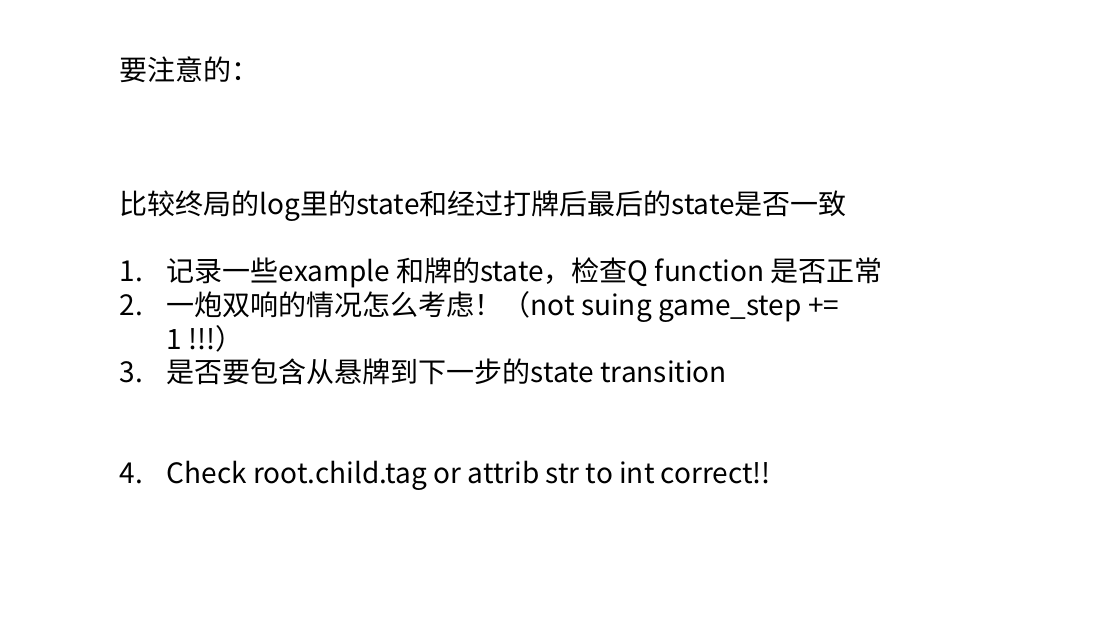
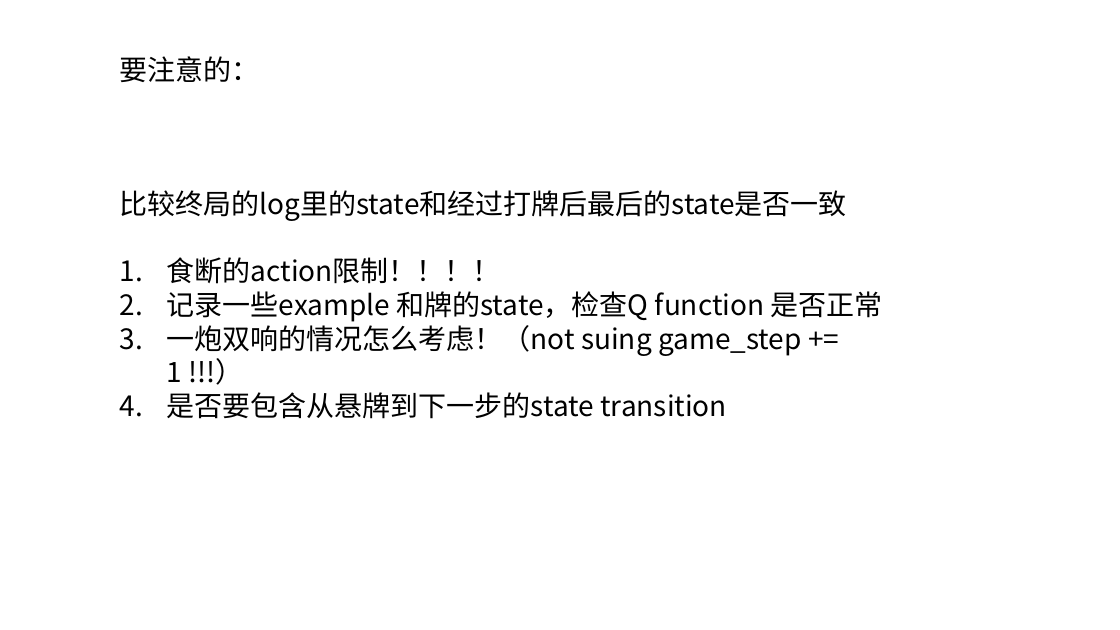
Before and after one commit to zyr17/mahjong, a slide deck: slide 8 of AI/FrostVer3.pptx (slide 7 before the commit). Drawn at 1120x630 pixels with LibreOffice and Linux fonts; fonts in the diff are those of the drawing. Boxes give left, top, right and bottom in pixels: in the first picture for what was removed or moved away, otherwise in the second. Text is boxed around its words. In the diff, an @@ line names an element or a change of style, - is before the commit and + after.

```diff
--- a/AI/FrostVer3.pptx
+++ b/AI/FrostVer3.pptx
@@ text at [167, 257, 501, 284]: paragraph added @@
+1. 食断的action限制！！！！
@@ text at [167, 460, 771, 490]: paragraph removed @@
-4. Check root.child.tag or attrib str to int correct!!
```
Also in this commit, not shown: 3 other slides changed, 2 slides added, 1 slide removed, 2 other files.
